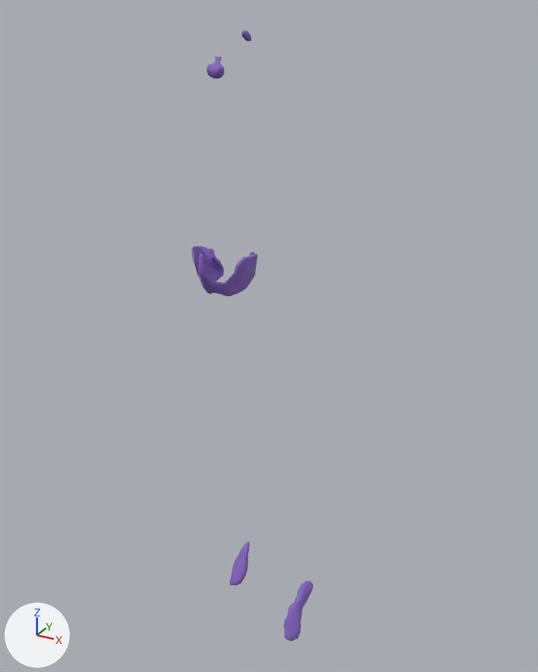
One commit to the glTF model soma/public/anatomy/female/endocrine.glb: the scene before it, then after it.
Both versions are drawn from a 50 mm lens placed at (0.265, -0.514, 1.517), pointed at (0.01, -0.05, 1.285). Every picture has the same lights, and +X, +Y and +Z are marked at lower left. The first picture is the older version. Where no turn or scale is listed for an object, it has been applied to the vertices.

The scene before the commit, as lines of its bpy script (objects in view):
```python
ob_vf_adrenal_gland_left = bpy.data.objects.new('VF_adrenal_gland_left', me_vf_adrenal_gland_left)
ob_vf_adrenal_gland_left.location = (0.0389, -0.0478, 1.0218)
ob_vf_adrenal_gland_right = bpy.data.objects.new('VF_adrenal_gland_right', me_vf_adrenal_gland_right)
ob_vf_adrenal_gland_right.location = (-0.0282, -0.0331, 1.0397)
ob_w_fj1795 = bpy.data.objects.new('W_FJ1795', me_w_fj1795)
ob_w_fj1795.location = (0.0001, -0.0632, 1.5009)
ob_w_fj1795.scale = (0.0048, 0.0048, 0.0048)
ob_w_fj1796 = bpy.data.objects.new('W_FJ1796', me_w_fj1796)
ob_w_fj1796.location = (0.0009, -0.1017, 1.4837)
ob_w_fj1796.scale = (0.00646, 0.00646, 0.00646)
ob_w_zae5933b68 = bpy.data.objects.new('W_ZAE5933B68', me_w_zae5933b68)
ob_w_zae5933b68.location = (-0.0015, -0.1008, 1.3526)
ob_w_zae5933b68.scale = (0.0241, 0.0241, 0.0241)
```
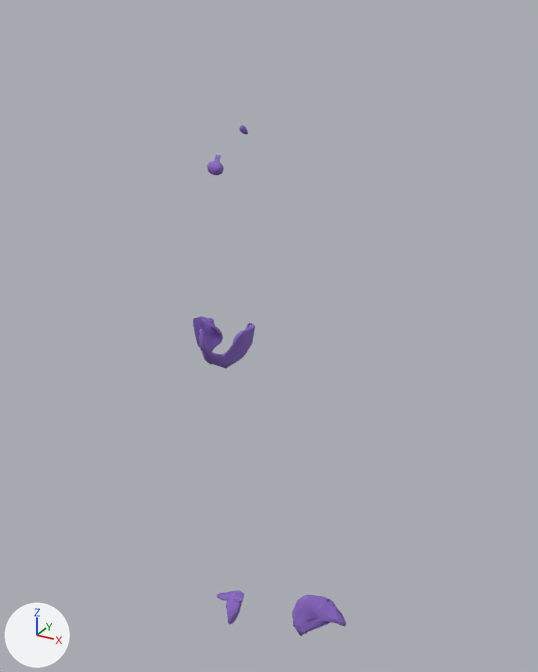
Pixel boxes (x1, y1, x2, y2) of what changed, in the pictures (538 x 672 px):
'W_ZAE5933B68', moved, rescaled: before (192, 246, 258, 296); after (193, 316, 255, 368)
'W_FJ3129', added (purple): after (292, 595, 346, 636)
'VF_adrenal_gland_left', deleted (purple): before (284, 581, 313, 641)
'VF_adrenal_gland_right', deleted (purple): before (230, 542, 250, 585)
'W_FJ3130', added (purple): after (217, 590, 244, 624)
'W_FJ1796', moved: before (207, 56, 225, 79); after (207, 155, 224, 175)
'W_FJ1795', moved: before (242, 30, 251, 41); after (239, 125, 248, 134)

Edits to the bpy script that builds the scene:
```text
Add me_w_fj3130:
    me_w_fj3130.from_pydata(...)  # 202 vertices, 400 faces; spans x -0.0186..0.0186, y -0.0118..0.0118, z -0.0148..0.0148
    me_w_fj3130.materials.append(mat_endocrine)  # purple #8a68c4
Add me_w_fj3129:
    me_w_fj3129.from_pydata(...)  # 202 vertices, 400 faces; spans x -0.0218..0.0218, y -0.0163..0.0163, z -0.0214..0.0214
    me_w_fj3129.materials.append(mat_endocrine)  # purple #8a68c4
Remove ob_vf_adrenal_gland_left:
    ob_vf_adrenal_gland_left = bpy.data.objects.new('VF_adrenal_gland_left', me_vf_adrenal_gland_left)
    ob_vf_adrenal_gland_left.location = (0.0389, -0.0478, 1.0218)
Remove ob_vf_adrenal_gland_right:
    ob_vf_adrenal_gland_right = bpy.data.objects.new('VF_adrenal_gland_right', me_vf_adrenal_gland_right)
    ob_vf_adrenal_gland_right.location = (-0.0282, -0.0331, 1.0397)
Change ob_w_fj1795:
    ob_w_fj1795.location: (0.0001, -0.0632, 1.5009) -> (0.0006, -0.069, 1.4421)
Change ob_w_fj1796:
    ob_w_fj1796.location: (0.0009, -0.1017, 1.4837) -> (0.0017, -0.1063, 1.4248)
Change ob_w_zae5933b68:
    ob_w_zae5933b68.location: (-0.0015, -0.1008, 1.3526) -> (-0.0005, -0.1057, 1.3002)
    ob_w_zae5933b68.scale: (0.0241, 0.0241, 0.0241) -> (0.0234, 0.0234, 0.0234)
Add ob_w_fj3130:
    ob_w_fj3130 = bpy.data.objects.new('W_FJ3130', me_w_fj3130)
    ob_w_fj3130.location = (-0.0383, -0.0436, 0.9911)
Add ob_w_fj3129:
    ob_w_fj3129 = bpy.data.objects.new('W_FJ3129', me_w_fj3129)
    ob_w_fj3129.location = (0.0533, -0.0331, 1.0044)
```
